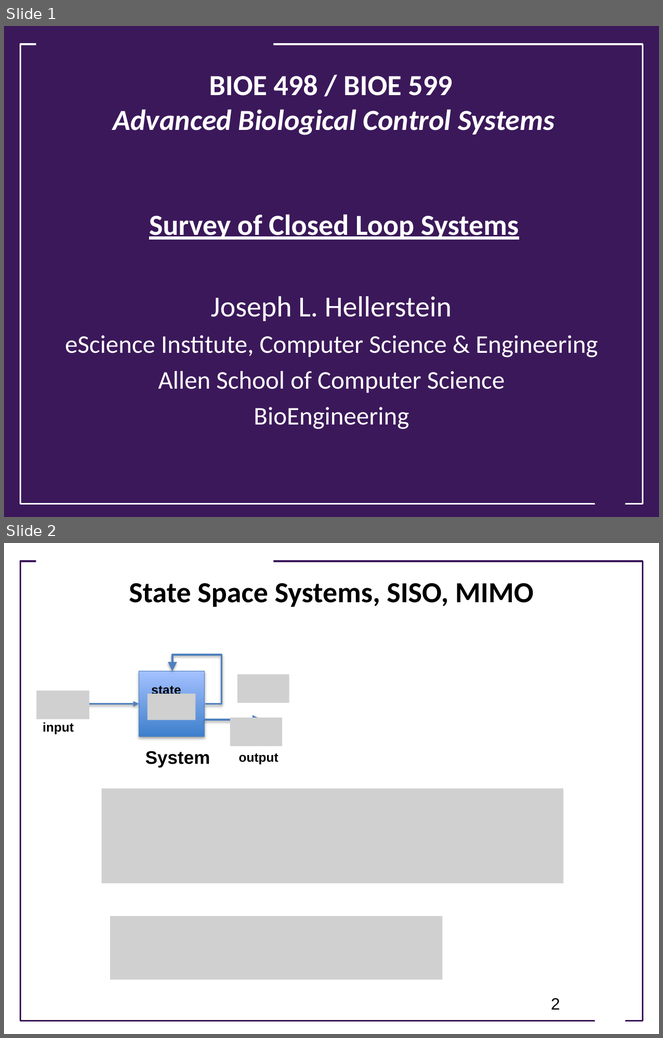
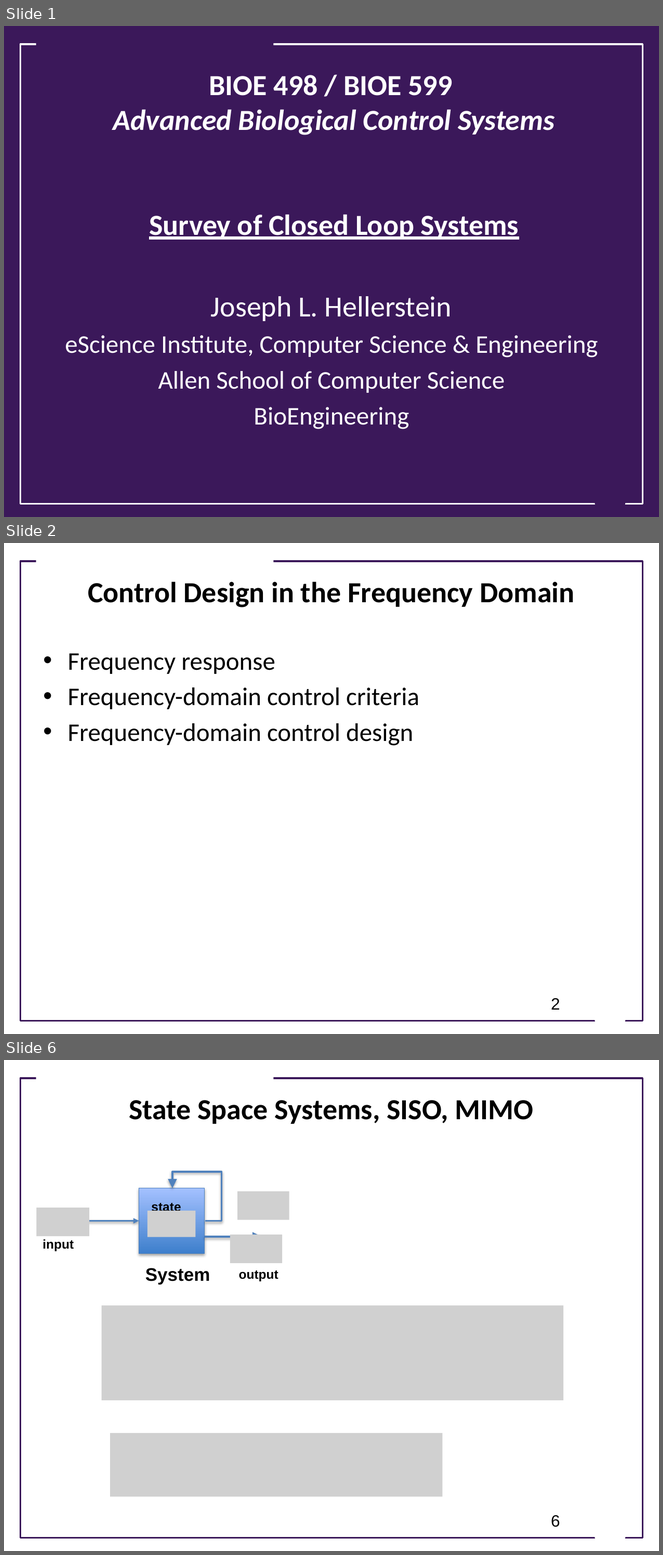
Before and after one commit to joseph-hellerstein/advanced-controls-lectures, a slide deck: lectures/lecture_16-Survey-of-Closed-Loop-Systems/Survey-Of-Closed-Loop-Systems.pptx. Shown one above the other, each under a label of ours: slides 1 and 2 before the commit, slides 1, 2 and 6 after it; the slides between them are not shown. The pictures are 663x1038 and 663x1555 pixels, drawn with LibreOffice and Linux fonts; fonts in the diff are those of the drawing; grey boxes stand for pictures; background and template pictures are left out. Boxes give left, top, right and bottom in pixels: in the first picture for what was removed or moved away, otherwise in the second. Text is boxed around its words. In the diff, an @@ line names an element or a change of style, - is before the commit and + after.

```diff
--- a/lectures/lecture_16-Survey-of-Closed-Loop-Systems/Survey-Of-Closed-Loop-Systems.pptx
+++ b/lectures/lecture_16-Survey-of-Closed-Loop-Systems/Survey-Of-Closed-Loop-Systems.pptx
@@ slide 2 added at (4,543,659,1034), background #FFFFFF; not listed: 3 template elements that a slide beside it also shows @@
@@ title added at (88,581,574,607), 32 pt, text #000000, bold @@
+Control Design in the Frequency Domain
@@ text added at (68,653,419,746), 28 pt, text #000000 @@
+• Frequency response
+• Frequency-domain control criteria
+• Frequency-domain control design
@@ page number added at (551,999,560,1010), 18 pt, text #000000 @@
+2
@@ what was slide 2 is now slide 6 @@
@@ page number at (551,1516,560,1527): text changed @@
-2
+6
```
Also in this commit, not shown: 1 slide changed, 3 other slides added, 3 other files.
